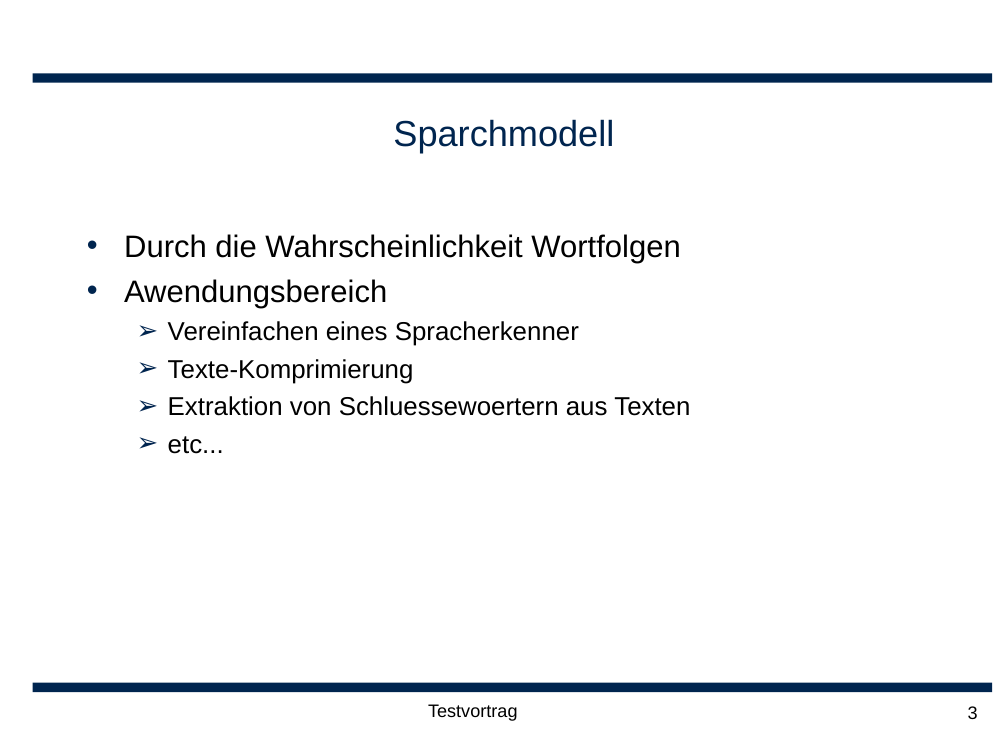
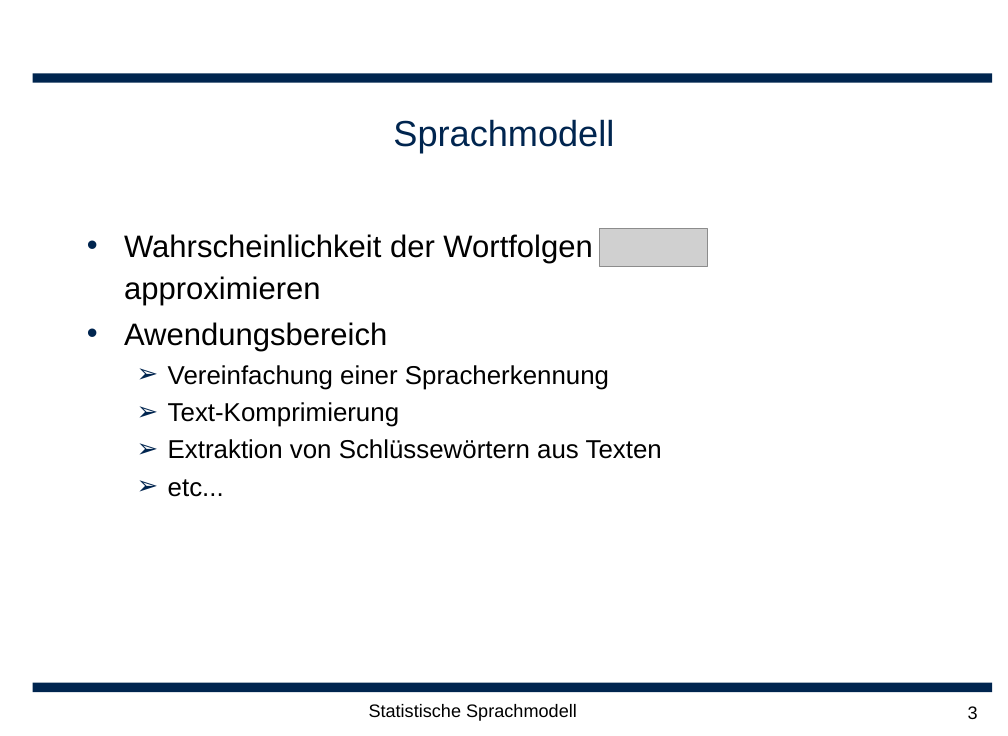
Before and after one commit to leonard117/arbeittet, a slide deck: slide 3 of ARS/doc/Statische Sprachmodellierung.ppt. Drawn at 1008x736 pixels with LibreOffice and Linux fonts; fonts in the diff are those of the drawing; grey boxes stand for pictures; background and template pictures are left out. Boxes give left, top, right and bottom in pixels: in the first picture for what was removed or moved away, otherwise in the second. Text is boxed around its words. In the diff, an @@ line names an element or a change of style, - is before the commit and + after.

```diff
--- a/ARS/doc/Statische Sprachmodellierung.ppt
+++ b/ARS/doc/Statische Sprachmodellierung.ppt
@@ title at box(393, 119, 614, 152): text changed @@
-Sparchmodell
+Sprachmodell
@@ text at box(124, 234, 592, 306): text changed @@
-• Durch die Wahrscheinlichkeit Wortfolgen
+• Wahrscheinlichkeit der Wortfolgen approximieren
@@ picture added at box(599, 229, 707, 266) @@
@@ text at box(168, 365, 662, 459): text changed @@
-  ➢ Vereinfachen eines Spracherkenner
-  ➢ Texte-Komprimierung
-  ➢ Extraktion von Schluessewoertern aus Texten
+  ➢ Vereinfachung einer Spracherkennung
+  ➢ Text-Komprimierung
+  ➢ Extraktion von Schlüssewörtern aus Texten
@@ text at box(369, 704, 577, 721): text changed @@
-Testvortrag
+Statistische Sprachmodell
```
Also in this commit, not shown: 15 other slides changed, 5 slides added, 4 slides removed.
